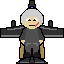
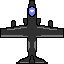
The second (64, 64) image is a revision of the first. Changes to its layers:
hid "Gary" over (x1=19, y1=8, x2=45, y2=59)
hid "silla" over (x1=19, y1=8, x2=45, y2=59)
hid "Misil" over (x1=19, y1=8, x2=45, y2=59)
painted on "u-2plane" over (x1=19, y1=8, x2=45, y2=59)
